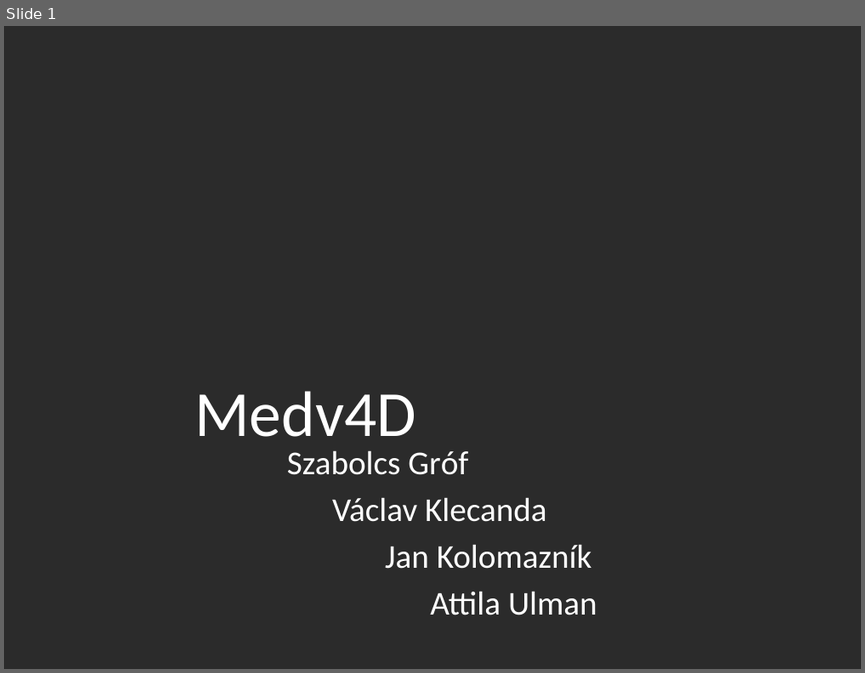
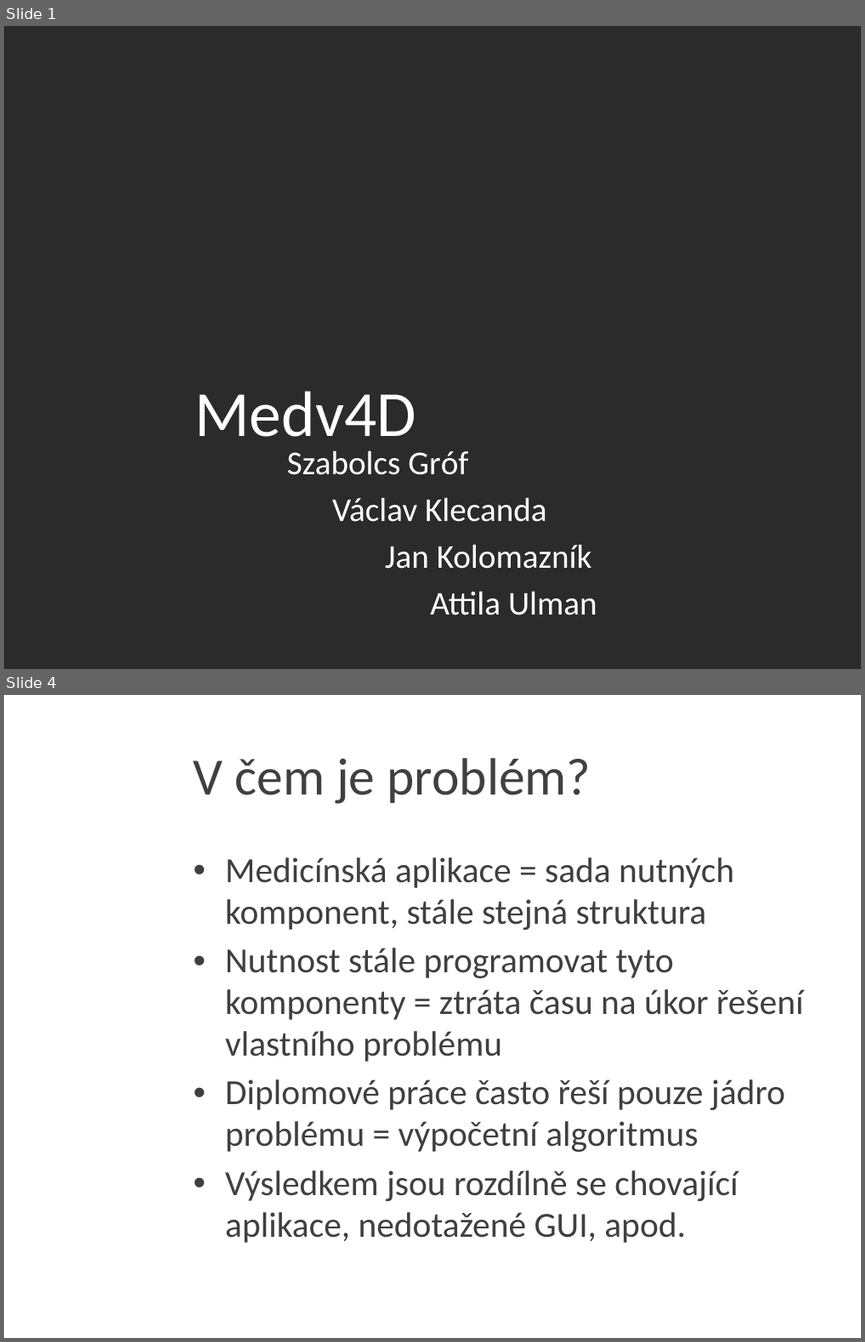
Before and after one commit to JanKolomaznik/MedV4D, a slide deck: doc/Presentation/Medv4D.pptx. Shown one above the other, each under a label of ours: slide 1 before the commit, slides 1 and 4 after it; the slides between them are not shown. The pictures are 865x673 and 865x1342 pixels, drawn with LibreOffice and Linux fonts; fonts in the diff are those of the drawing; background and template pictures are left out; a plain dark background stands for a picture behind light text. Boxes give left, top, right and bottom in pixels: in the first picture for what was removed or moved away, otherwise in the second. Text is boxed around its words. In the diff, an @@ line names an element or a change of style, - is before the commit and + after.

```diff
--- a/doc/Presentation/Medv4D.pptx
+++ b/doc/Presentation/Medv4D.pptx
@@ slide 4 added at (4,695,861,1338), background picture (left out) @@
@@ title added at (194,758,590,804), 44 pt, text #404040 @@
+V čem je problém?
@@ text added at (225,857,804,1242), 29.6 pt, text #3F3F3F @@
+• Medicínská aplikace = sada nutných komponent, stále stejná struktura
+• Nutnost stále programovat tyto komponenty = ztráta času na úkor řešení vlastního problému
+• Diplomové práce často řeší pouze jádro problému = výpočetní algoritmus
+• Výsledkem jsou rozdílně se chovající aplikace, nedotažené GUI, apod.
```
Also in this commit, not shown: 1 slide changed, 13 other slides added, 2 slides removed.
